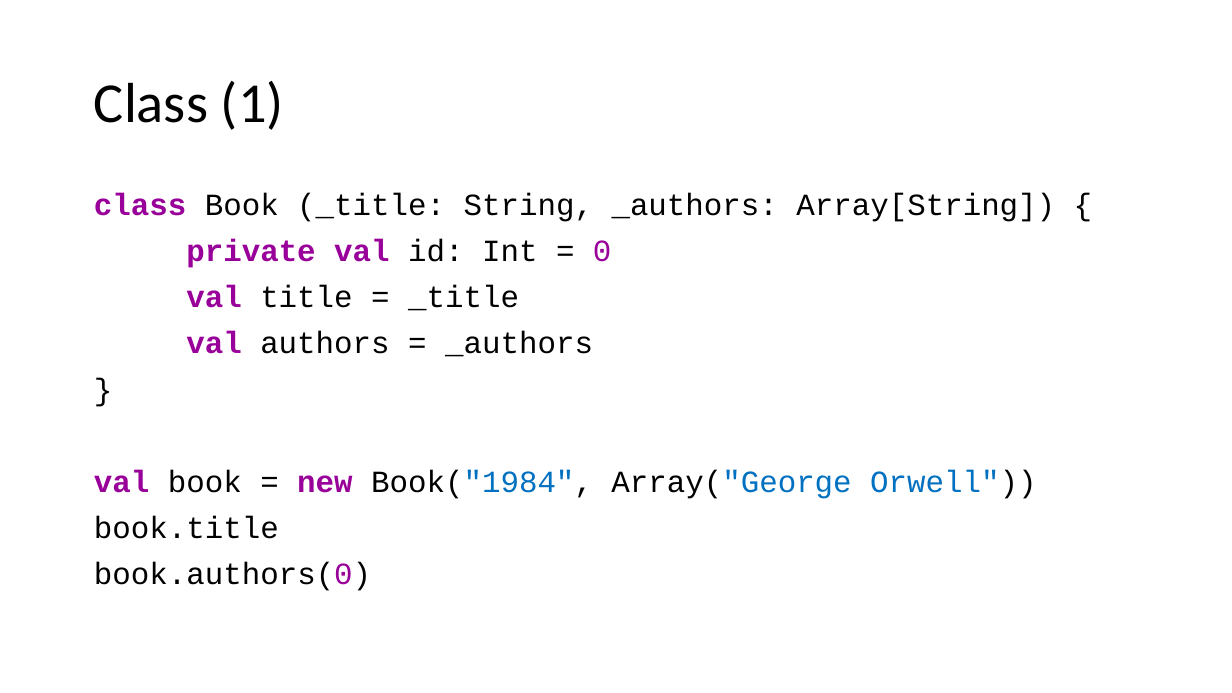
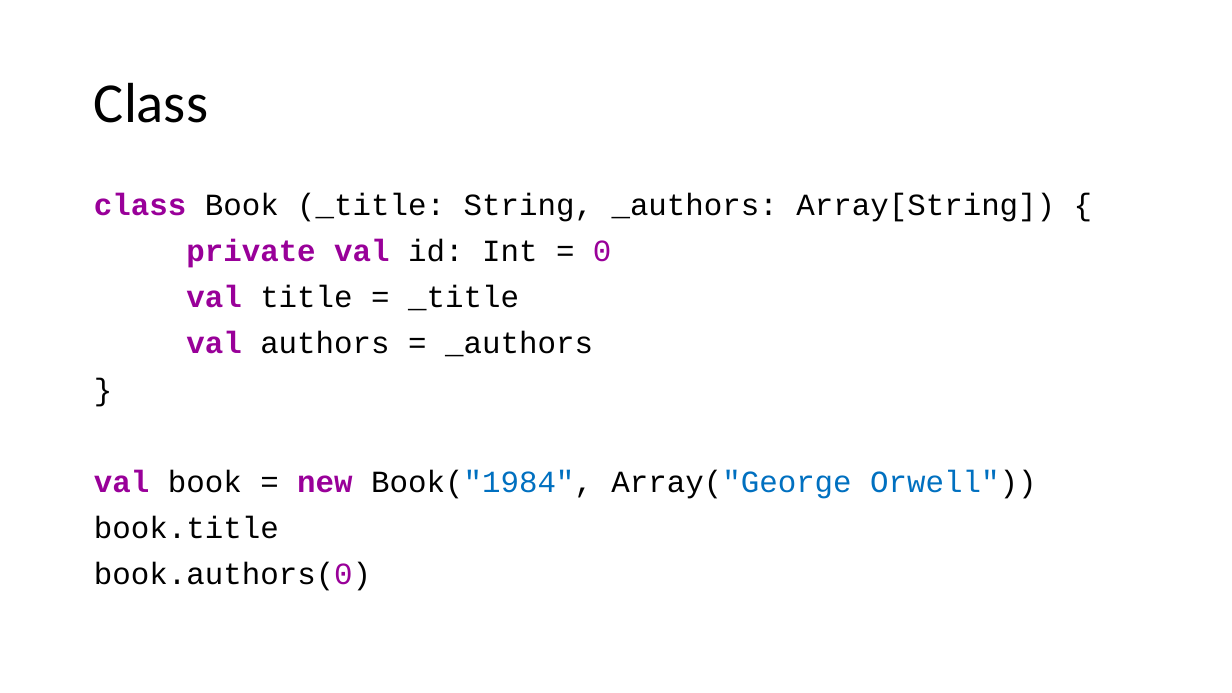
Before and after one commit to alexandrejbr/Scala.FirstSteps.Demos, a slide deck: slide 20 of Scala First Steps.pptx. Drawn at 1232x693 pixels with LibreOffice and Linux fonts; fonts in the diff are those of the drawing. Boxes give left, top, right and bottom in pixels: in the first picture for what was removed or moved away, otherwise in the second. Text is boxed around its words. In the diff, an @@ line names an element or a change of style, - is before the commit and + after.

```diff
--- a/Scala First Steps.pptx
+++ b/Scala First Steps.pptx
@@ title at (x1=94, y1=82, x2=208, y2=123): text changed @@
-Class (1)
+Class
```
Also in this commit, not shown: 6 other slides changed.
